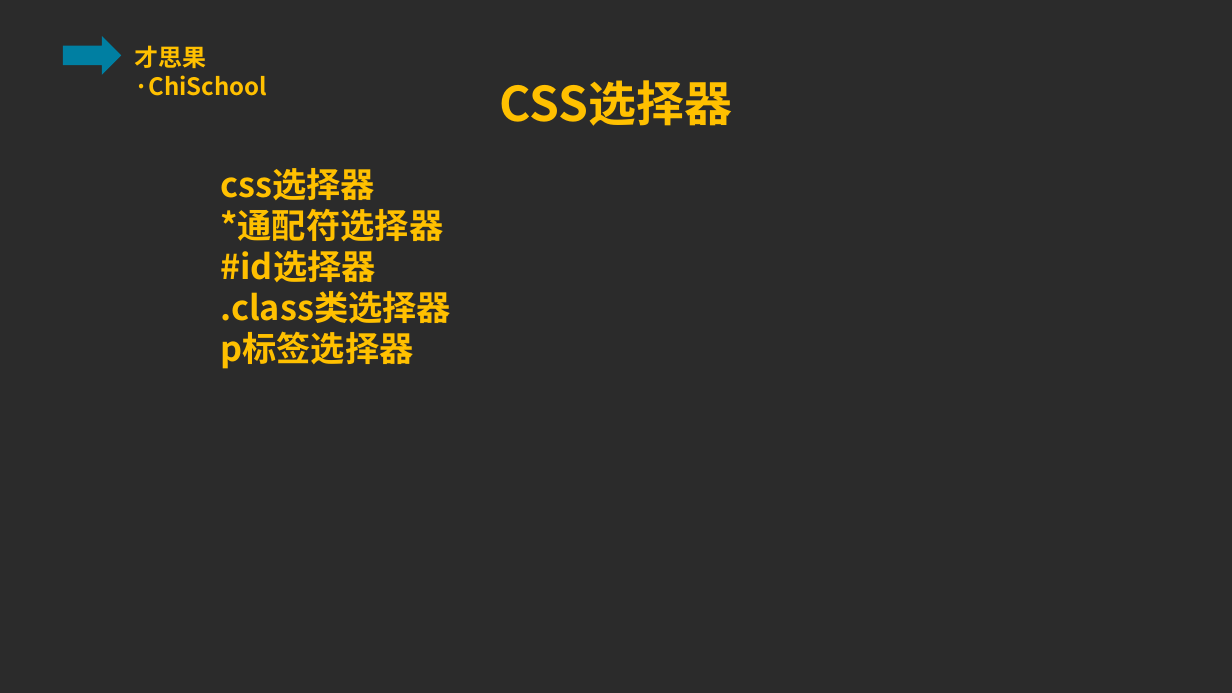
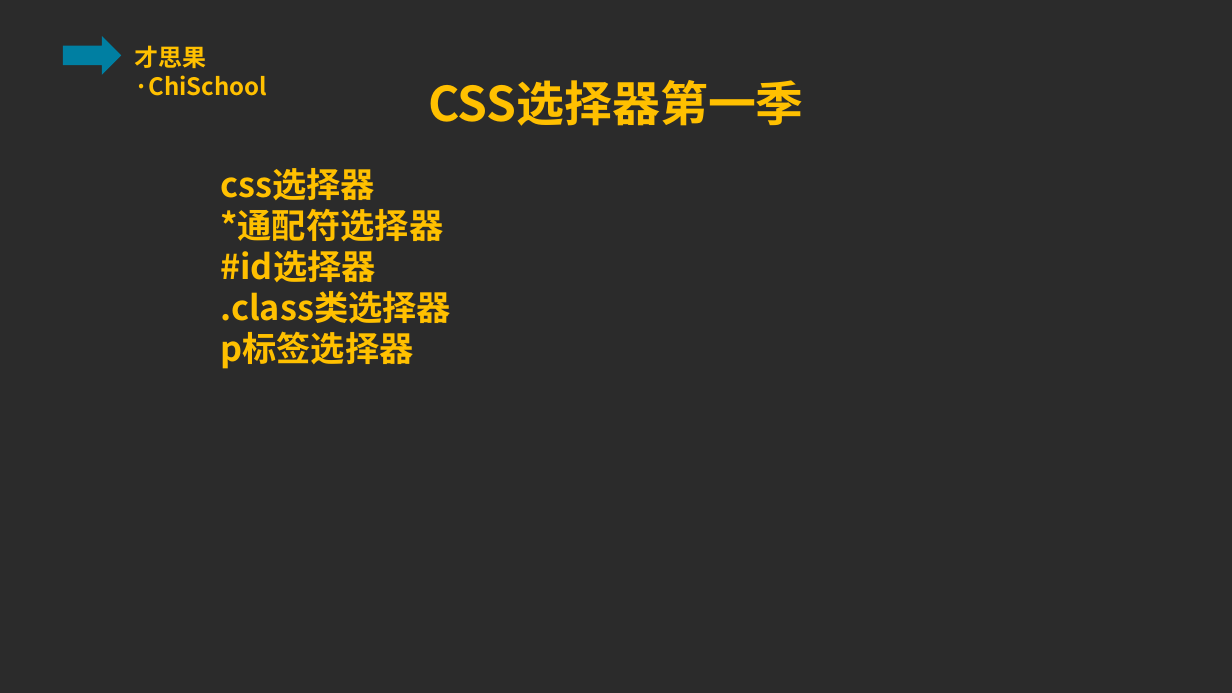
Before and after one commit to ppliu1987/chichool, a slide deck: slide 6 of html/class/lesson_five/lesson_five.pptx. Drawn at 1232x693 pixels with LibreOffice and Linux fonts; fonts in the diff are those of the drawing; background and template pictures are left out; a plain dark background stands for a picture behind light text. Boxes give left, top, right and bottom in pixels: in the first picture for what was removed or moved away, otherwise in the second. Text is boxed around its words. In the diff, an @@ line names an element or a change of style, - is before the commit and + after.

```diff
--- a/html/class/lesson_five/lesson_five.pptx
+++ b/html/class/lesson_five/lesson_five.pptx
@@ text at [428,80,804,126]: text changed @@
-CSS选择器
+CSS选择器第一季
```
Also in this commit, not shown: 3 other files.
